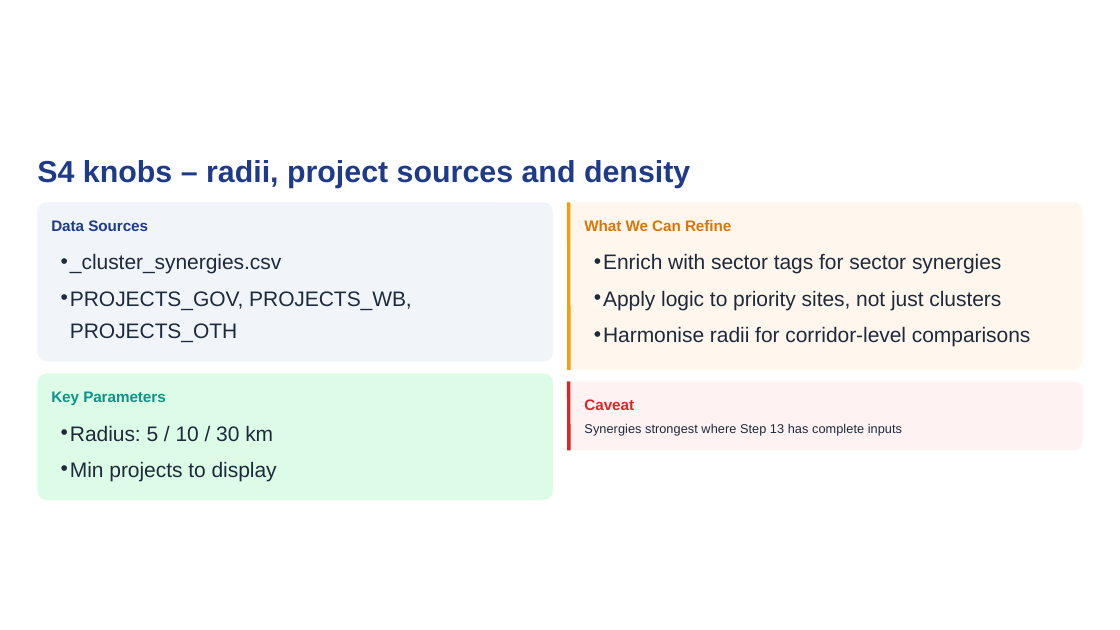
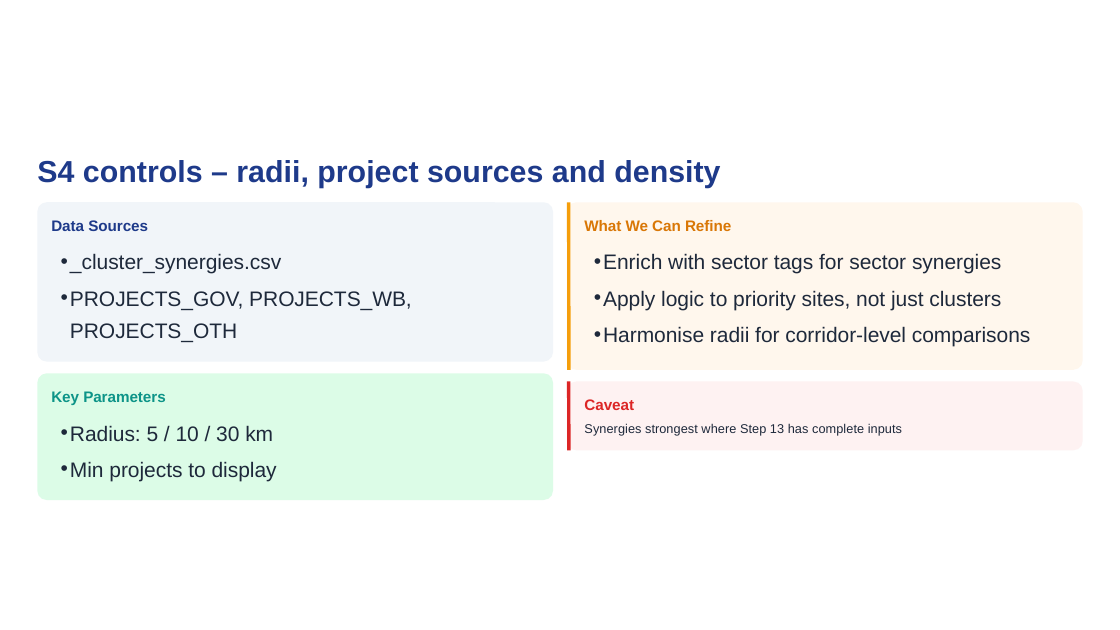
Before and after one commit to bennyistanto/ago-lobitocorridor-analysis, a slide deck: slide 11 of docs/deck/Lobito_Corridor_Analysis.pptx. Drawn at 1120x630 pixels with LibreOffice and Linux fonts; fonts in the diff are those of the drawing. Boxes give left, top, right and bottom in pixels: in the first picture for what was removed or moved away, otherwise in the second. Text is boxed around its words. In the diff, an @@ line names an element or a change of style, - is before the commit and + after.

```diff
--- a/docs/deck/Lobito_Corridor_Analysis.pptx
+++ b/docs/deck/Lobito_Corridor_Analysis.pptx
@@ text at (37,160,720,188): text changed @@
-S4 knobs – radii, project sources and density
+S4 controls – radii, project sources and density
```
Also in this commit, not shown: 6 other slides changed, 1 other file.
